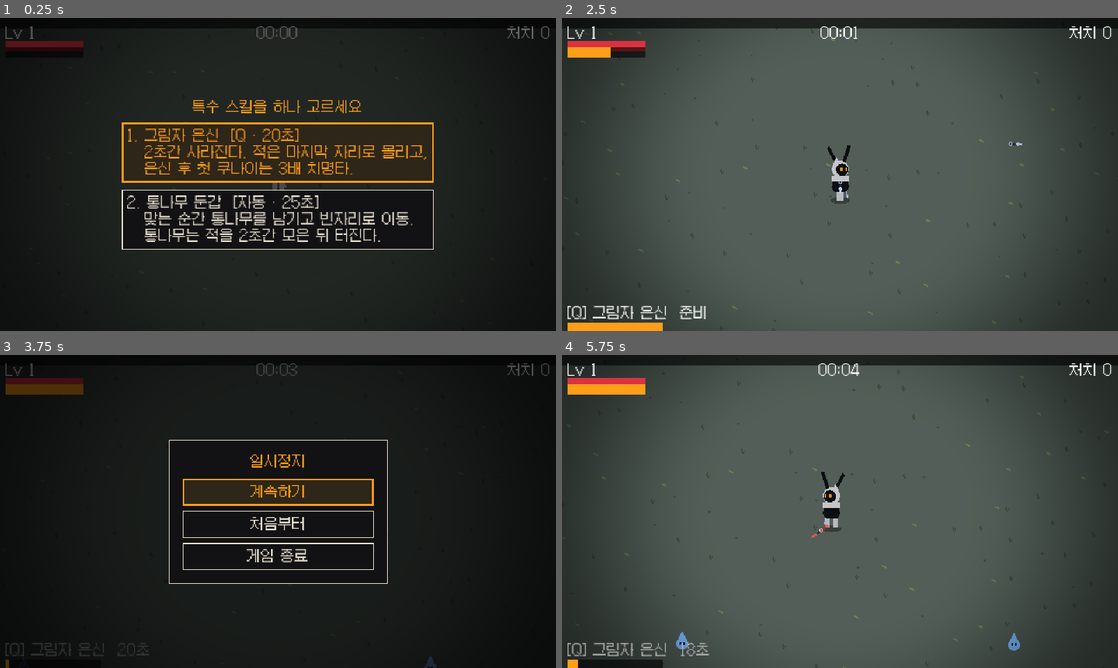
Above: before the commit, frames 1-4 (two rows, left to right).
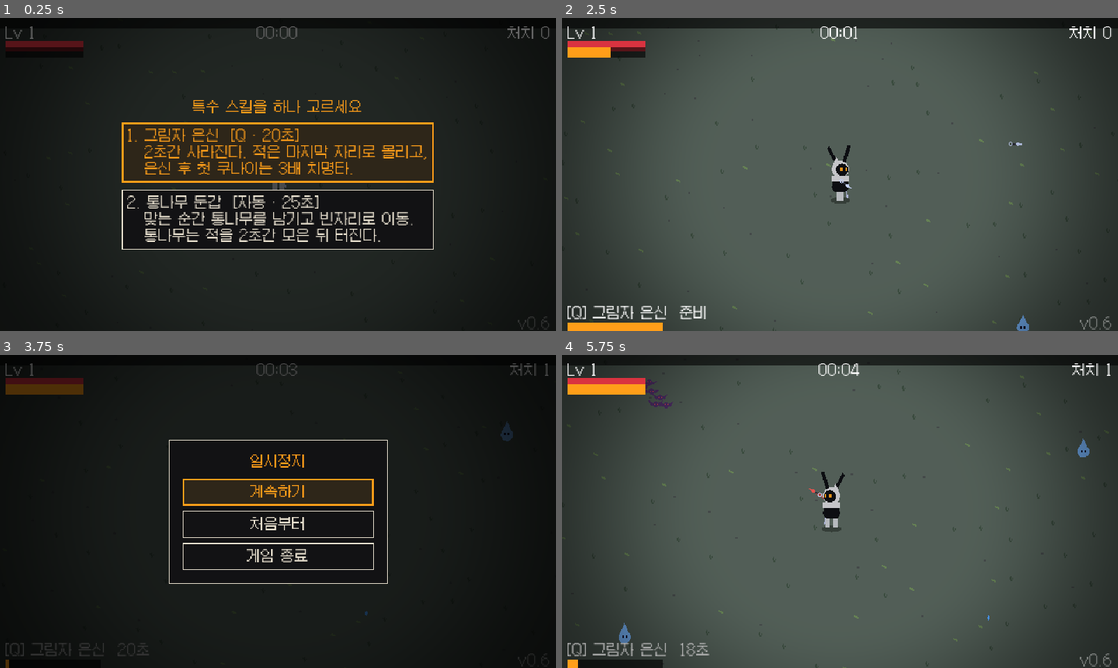
Above: after the commit, the same moments.

Repository: sookmo6442/kilvi
Game: Godot game, scene res://scenes/main.tscn
Two runs of this game, one before a commit and one after it. Both use one fixed random seed, a clock stepped at 60 frames per second and the inputs below.
Inputs:
- Up to frame 1 (0.25 s): no input
- Up to frame 2 (2.5 s): click "1. 그림자 은신 [Q · 20초] 2초간 사라진다.…" at 0.5 s; tap Enter at 1.25 s; hold D (move_right) 1.28-2.03 s; tap Space (dash) at 1.35 s; hold S (move_down) from 2.03 s (still down); tap Shift at 2.1 s
- Up to frame 3 (3.75 s): release S (move_down) at 2.78 s; hold D (move_right) 2.78-3.53 s; tap E at 2.85 s; hold W (move_up) from 3.53 s (still down); tap P at 3.6 s
- Up to frame 4 (5.75 s): release W (move_up) at 4.25 s; click "계속하기" at 4.25 s; hold A (move_left) from 5.03 s (still down); tap 1 at 5.1 s

The runs differ from the first frame. In frame 1, less than 0.1% of the frame differs, in the area x 93-99%, y 95-100%; in frame 2, 0.2%; in frame 3, 0.3%; in frame 4, 0.7%, in the area x 10-99%, y 2-100%.

Commit message:
Raise difficulty: 3 new enemies, more spawns, earlier bosses (v0.6)
- New enemies: bat swarms (packs of 6), imps that split into wisps,
  shadow ninjas that blink and throw kunai
- Spawn rate roughly doubled (2/s -> ~32/s at 20 min), cap 350 -> 500
- Mid-bosses moved 3 minutes earlier: 2, 7, 12 min
- Enemies left far behind are moved back near the screen edge
- Steeper XP curve, tougher enemies over time and higher boss HP
- Version 0.6 shown on screen; CLAUDE.md documents kilvi_test_X.Y.zip build names

Co-Authored-By: Claude Opus 5.5 <noreply@anthropic.com>
Claude-Session: https://claude.ai/code/session_01HZDMDrb8GZDFDEhgWpqJy8

Diff:
--- a/project.godot
+++ b/project.godot
@@ -6,6 +6,7 @@
 [application]
 
 config/name="Kilvi"
+config/version="0.6"
 config/description="검은 토끼 닌자 킬비의 서바이벌 게임 (프로토타입)"
 run/main_scene="res://scenes/main.tscn"
 config/features=PackedStringArray("4.3", "GL Compatibility")
--- a/scripts/enemy.gd
+++ b/scripts/enemy.gd
@@ -97,9 +97,27 @@
 	var dir := to_goal / goal_dist if goal_dist > 2.0 else Vector2.ZERO
 	var to_player := player.global_position - global_position
 	var dist := to_player.length()
+	# 화면 밖으로 너무 멀리 뒤처진 적은 킬비 근처 화면 가장자리로 다시 데려온다
+	if dist > 650.0 and not is_target:
+		global_position = player.global_position + Vector2.from_angle(randf() * TAU) * randf_range(370.0, 420.0)
+		return
 	var spd := speed * (0.5 if slow_time > 0.0 else 1.0)
 
-	if behavior == "ranged":
+	if behavior == "swarm":
+		# 박쥐: 지그재그로 날아든다
+		dir = dir.rotated(sin(_t * 6.0) * 0.7)
+	elif behavior == "ninja":
+		# 그림자 닌자: 가끔 킬비 쪽으로 순간이동하고 쿠나이를 던진다
+		_charge_timer -= delta
+		if _charge_timer <= 0.0 and not player.is_stealthed():
+			_charge_timer = randf_range(2.5, 3.5)
+			if dist > 90.0:
+				var puff := preload("res://scripts/effects/smoke_puff.gd").new()
+				puff.position = global_position
+				get_parent().add_child(puff)
+				position += dir * minf(70.0, dist - 50.0)
+			EnemyBullet.fire(get_parent(), global_position, to_player.normalized() * 140.0, damage * 0.7, player, Color(0.7, 0.7, 0.8))
+	elif behavior == "ranged":
 		# 140px 거리를 유지하며 깃털을 쏜다
 		if dist < 110.0:
 			dir = -dir
@@ -180,6 +198,25 @@
 			Vector2(-radius, 0), Vector2(0, -radius * 2.2), Vector2(radius, 0)]), c)
 		draw_rect(Rect2(1, -2, 2, 3), Color(0.1, 0.1, 0.2))
 		draw_rect(Rect2(-3, -2, 2, 3), Color(0.1, 0.1, 0.2))
+	elif type_id == "bat":
+		var flap := sin(_t * 20.0) * 3.0
+		draw_colored_polygon(PackedVector2Array([Vector2(0, 0), Vector2(-9, -3 + flap), Vector2(-5, 2)]), c)
+		draw_colored_polygon(PackedVector2Array([Vector2(0, 0), Vector2(9, -3 + flap), Vector2(5, 2)]), c)
+		draw_circle(Vector2.ZERO, radius * 0.7, c)
+		draw_rect(Rect2(1, -1, 1, 1), Color(1, 0.3, 0.3))
+		draw_rect(Rect2(-2, -1, 1, 1), Color(1, 0.3, 0.3))
+	elif type_id == "imp":
+		draw_circle(Vector2.ZERO, radius, c)
+		draw_colored_polygon(PackedVector2Array([Vector2(-3, -7), Vector2(0, -15), Vector2(2, -7)]), Color(0.95, 0.9, 0.8))
+		draw_rect(Rect2(1, -3, 2, 2), Color(1, 1, 0.5))
+		draw_rect(Rect2(-4, -3, 2, 2), Color(1, 1, 0.5))
+		draw_line(Vector2(7, -6), Vector2(12, 4), Color(0.45, 0.3, 0.15), 3.0)
+	elif type_id == "ninja":
+		# 그림자 닌자: 검은 두건 + 붉은 눈 + 머리띠
+		draw_circle(Vector2.ZERO, radius, c)
+		draw_rect(Rect2(-radius, -3, radius * 2, 2), Color(0.6, 0.1, 0.1))
+		draw_line(Vector2(-radius, -2), Vector2(-radius - 6, 0 + sin(_t * 9.0) * 2.0), Color(0.6, 0.1, 0.1), 1.0)
+		draw_rect(Rect2(2, -1, 3, 1), Color(1.0, 0.25, 0.2))
 	elif type_id == "crow":
 		# 까마귀 궁수: 검은 몸 + 부리 + 활
 		draw_circle(Vector2.ZERO, radius, c)
--- a/scripts/game_data.gd
+++ b/scripts/game_data.gd
@@ -5,7 +5,8 @@
 const RUN_LENGTH := 1200.0 # 한 판 길이(초). 이때 최종 보스가 나오고, 잡으면 클리어.
 const MAX_WEAPONS := 3
 const MAX_PASSIVES := 6
-const MAX_ENEMIES := 350
+const VERSION := "0.6"
+const MAX_ENEMIES := 500
 
 const WEAPONS := {
 	"kunai": {"name": "쿠나이", "desc": "가장 가까운 적에게 쿠나이를 던진다.", "max_level": 8},
@@ -47,28 +48,37 @@
 		"color": Color(0.2, 0.2, 0.28), "behavior": "ranged"},
 	"turtle": {"name": "돌 거북", "hp": 70.0, "speed": 22.0, "damage": 12.0, "radius": 12.0, "xp": 6,
 		"color": Color(0.5, 0.55, 0.5), "behavior": "tank"},
+	"bat": {"name": "박쥐 떼", "hp": 3.0, "speed": 80.0, "damage": 4.0, "radius": 5.0, "xp": 1,
+		"color": Color(0.35, 0.2, 0.4), "behavior": "swarm", "pack": 6},
+	"imp": {"name": "작은 도깨비", "hp": 22.0, "speed": 45.0, "damage": 9.0, "radius": 9.0, "xp": 3,
+		"color": Color(0.75, 0.3, 0.3), "behavior": "chase", "split": "wisp"},
+	"ninja": {"name": "그림자 닌자", "hp": 30.0, "speed": 55.0, "damage": 10.0, "radius": 8.0, "xp": 5,
+		"color": Color(0.12, 0.12, 0.16), "behavior": "ninja"},
 }
 
 ## 시간대별 등장 비율. [시작 초, {적: 가중치}] — 해당 시각 이후 가장 마지막 항목을 쓴다.
 const SPAWN_TABLE := [
-	[0.0, {"wisp": 1.0}],
-	[180.0, {"wisp": 0.7, "fox": 0.3}],
-	[420.0, {"wisp": 0.5, "fox": 0.3, "crow": 0.2}],
-	[720.0, {"wisp": 0.35, "fox": 0.3, "crow": 0.2, "turtle": 0.15}],
-	[1020.0, {"wisp": 0.25, "fox": 0.3, "crow": 0.25, "turtle": 0.2}],
+	[0.0, {"wisp": 0.75, "bat": 0.25}],
+	[60.0, {"wisp": 0.5, "bat": 0.25, "fox": 0.25}],
+	[150.0, {"wisp": 0.35, "bat": 0.2, "fox": 0.25, "imp": 0.2}],
+	[240.0, {"wisp": 0.3, "bat": 0.2, "fox": 0.2, "imp": 0.15, "crow": 0.15}],
+	[360.0, {"wisp": 0.25, "bat": 0.15, "fox": 0.2, "imp": 0.15, "crow": 0.15, "ninja": 0.1}],
+	[540.0, {"wisp": 0.2, "bat": 0.15, "fox": 0.15, "imp": 0.15, "crow": 0.15, "ninja": 0.1, "turtle": 0.1}],
+	[900.0, {"wisp": 0.15, "bat": 0.15, "fox": 0.15, "imp": 0.15, "crow": 0.15, "ninja": 0.15, "turtle": 0.1}],
 ]
 
 ## 보스. time초에 등장. mark_limit만큼 표식이 쌓이면 그로기.
 const BOSSES := [
-	{"id": "big_goblin", "time": 300.0, "name": "큰 도깨비", "hp": 180.0, "speed": 32.0, "damage": 15.0,
+	{"id": "big_goblin", "time": 120.0, "name": "큰 도깨비", "hp": 400.0, "speed": 32.0, "damage": 15.0,
 		"radius": 18.0, "mark_limit": 12, "color": Color(0.85, 0.3, 0.3)},
-	{"id": "gumiho", "time": 600.0, "name": "구미호", "hp": 550.0, "speed": 42.0, "damage": 18.0,
+	{"id": "gumiho", "time": 420.0, "name": "구미호", "hp": 1500.0, "speed": 42.0, "damage": 18.0,
 		"radius": 16.0, "mark_limit": 16, "color": Color(1.0, 0.85, 0.6)},
-	{"id": "great_crow", "time": 900.0, "name": "대까마귀", "hp": 1100.0, "speed": 55.0, "damage": 20.0,
+	{"id": "great_crow", "time": 720.0, "name": "대까마귀", "hp": 3000.0, "speed": 55.0, "damage": 20.0,
 		"radius": 18.0, "mark_limit": 20, "color": Color(0.15, 0.12, 0.2)},
-	{"id": "moon_hunter", "time": 1200.0, "name": "달의 사냥꾼", "hp": 3000.0, "speed": 70.0, "damage": 25.0,
+	{"id": "moon_hunter", "time": 1200.0, "name": "달의 사냥꾼", "hp": 8000.0, "speed": 70.0, "damage": 25.0,
 		"radius": 14.0, "mark_limit": 25, "color": Color(0.9, 0.9, 1.0), "final": true},
 ]
 
 static func xp_for_level(level: int) -> int:
-	return 5 + (level - 1) * 7
+	var n := level - 1
+	return int(5 + n * 10 + n * n * 0.6)
--- a/scripts/main.gd
+++ b/scripts/main.gd
@@ -13,7 +13,7 @@
 const ChestScript := preload("res://scripts/treasure_chest.gd")
 const BossScript := preload("res://scripts/boss.gd")
 const SEP_CELL := 16.0
-const RING_WAVES := [[150.0, "wisp"], [450.0, "fox"], [750.0, "wisp"], [1050.0, "fox"]]
+const RING_WAVES := [[90.0, "wisp"], [300.0, "bat"], [540.0, "fox"], [840.0, "imp"], [1080.0, "ninja"]]
 
 const CONTRACT_FIRST := 45.0 # 첫 표적 의뢰 시각(초)
 const CONTRACT_INTERVAL := 60.0
@@ -156,8 +156,8 @@
 # --- 스폰 ---------------------------------------------------------------
 
 func _update_spawns(delta: float) -> void:
-	# 초당 스폰 수: 시작 1마리 → 10분 약 9마리 → 20분 약 18마리. 보스전에는 절반.
-	var rate := 1.0 + time / 70.0
+	# 초당 스폰 수: 시작 2마리 → 10분 약 17마리 → 20분 약 32마리. 보스전에는 절반.
+	var rate := 2.0 + time / 40.0
 	if _boss != null:
 		rate *= 0.5
 	_spawn_acc += rate * delta
@@ -166,8 +166,12 @@
 		_spawn_acc -= 1.0
 		if alive >= GameData.MAX_ENEMIES:
 			continue
-		_spawn_enemy(_pick_enemy_type(), _random_edge_position())
-		alive += 1
+		var id := _pick_enemy_type()
+		var pos := _random_edge_position()
+		var pack: int = GameData.ENEMIES[id].get("pack", 1)
+		for k in pack:
+			_spawn_enemy(id, pos + Vector2(randf_range(-14, 14), randf_range(-14, 14)))
+		alive += pack
 
 	# 포위 웨이브: 킬비를 둥글게 둘러싼다
 	if _ring_index < RING_WAVES.size() and time >= RING_WAVES[_ring_index][0]:
@@ -194,7 +198,7 @@
 
 
 func _hp_mult() -> float:
-	return 1.0 + time / 200.0
+	return 1.0 + time / 120.0
 
 
 ## 보스가 졸개를 부를 때 쓴다.
@@ -329,6 +333,11 @@
 		if not e.is_target:
 			post_fx.execution_flash(0.5)
 			_hitstop(0.04)
+	# 작은 도깨비는 죽으면 도깨비불 둘로 나뉜다
+	var split: String = GameData.ENEMIES.get(e.type_id, {}).get("split", "")
+	if split != "" and not e.executed:
+		for k in 2:
+			_spawn_enemy.call_deferred(split, e.global_position + Vector2.from_angle(randf() * TAU) * 10.0)
 	kills += 1
 	hud.set_kills(kills)
 	var gem: Node2D = GemScript.new()
--- a/scripts/ui/hud.gd
+++ b/scripts/ui/hud.gd
@@ -106,6 +106,15 @@
 	_skill_label.visible = false
 	_skill_bar.visible = false
 
+	var ver := Label.new()
+	ver.set_anchors_preset(Control.PRESET_BOTTOM_RIGHT)
+	ver.position = Vector2(-60, -18)
+	ver.custom_minimum_size = Vector2(54, 0)
+	ver.horizontal_alignment = HORIZONTAL_ALIGNMENT_RIGHT
+	ver.modulate = Color(1, 1, 1, 0.4)
+	ver.text = "v" + GameData.VERSION
+	root.add_child(ver)
+
 	set_time(0.0)
 	set_kills(0)
 	set_hp(1, 1)
Binary file added: docs/screenshot_v06_enemies.png
Not shown, added: CLAUDE.md
